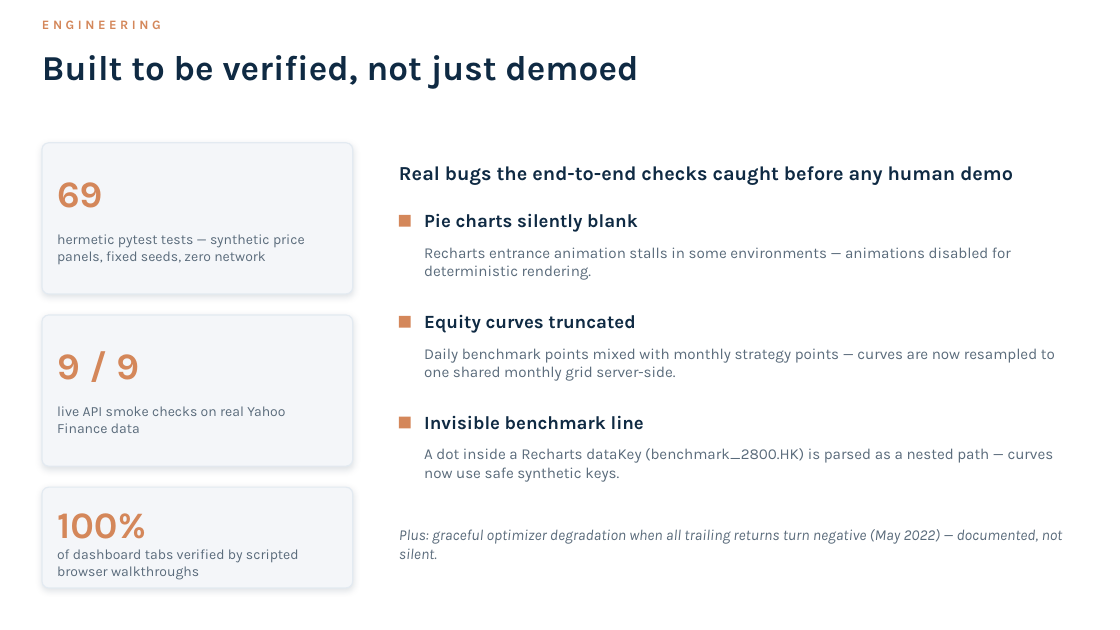
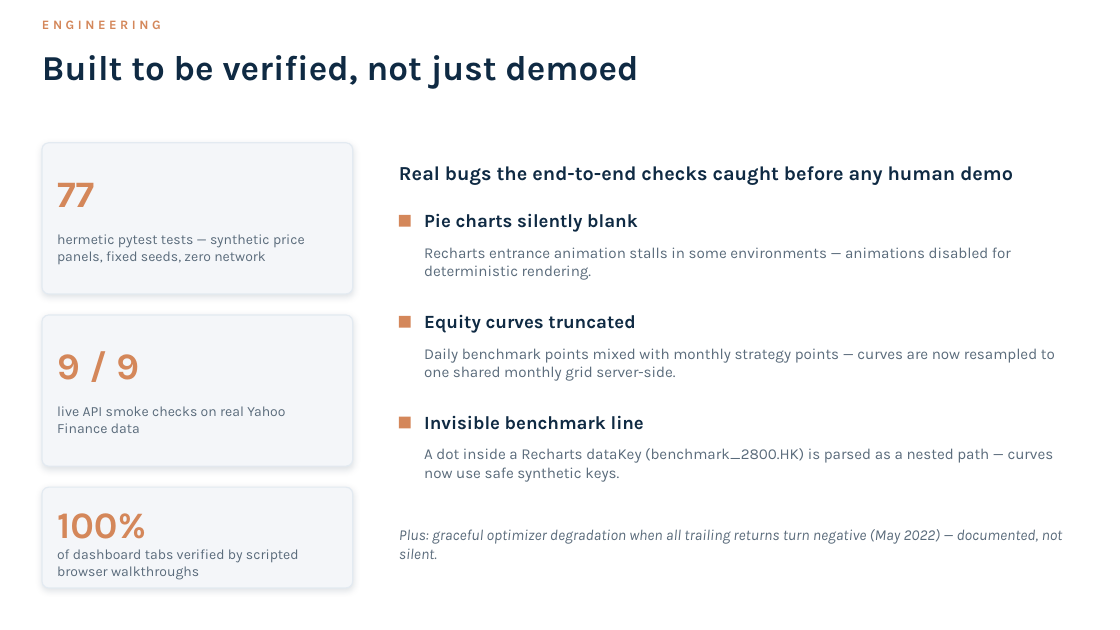
Before and after one commit to fyptesting2005-hash/s236603_COM3115Project, a slide deck: slide 10 of docs/COM3115_Final_Presentation.pptx. Drawn at 1120x630 pixels with LibreOffice and Linux fonts; fonts in the diff are those of the drawing. Boxes give left, top, right and bottom in pixels: in the first picture for what was removed or moved away, otherwise in the second. Text is boxed around its words. In the diff, an @@ line names an element or a change of style, - is before the commit and + after.

```diff
--- a/docs/COM3115_Final_Presentation.pptx
+++ b/docs/COM3115_Final_Presentation.pptx
@@ text at bbox=[57, 183, 94, 207]: text changed @@
-69
+77
```
Also in this commit, not shown: 2 other slides changed, 14 other files.
